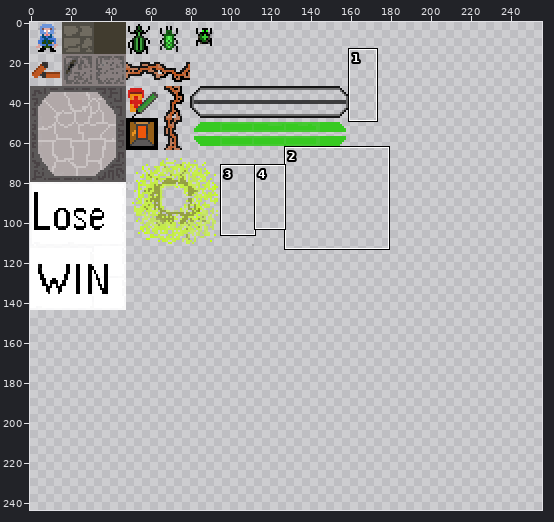
Sprite sheet, stored at NeuralVortex/ConsoleApp/Images/tiles.png. Above, an overview of the earlier version with the close-up marked.
Close-up. Before:
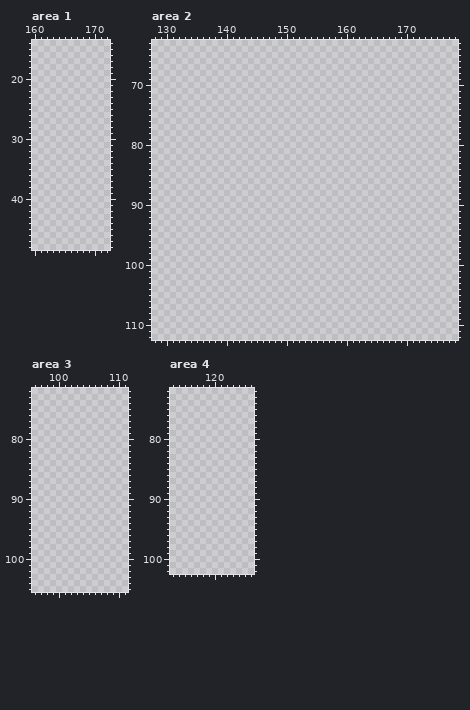
The file is 256x256 pixels. Pixels under 10% opacity are left out. Colours within 5 levels of each other are drawn and written as one. Shown: area 1: x 160..172, y 14..48; area 2: x 128..178, y 63..112; area 3: x 96..111, y 72..105; area 4: x 113..126, y 72..102. The wide view leaves out empty margins. The commit also changed other parts of the picture, which this record leaves out.
The same view after the edit:
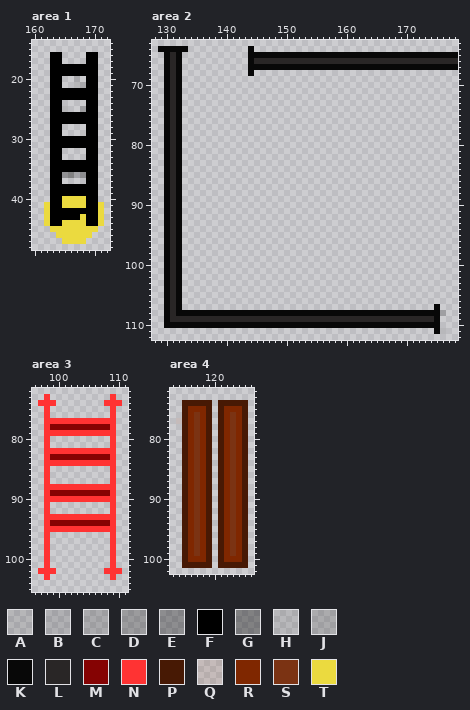
Palette (. is transparent): A #0000001d  B #00000024  C #0000002b  D #0000003e  E #00000050  F #000000  G #04040461  H #0808081b  J #0808082c  K #080808  L #292626  M #850303  N #ff3333  P #471904  Q #7f27001b  R #7f2700  S #7b3313  T #ebda3f
Diff:
Area 1:
Colour A is added in row 20 at x 167; in row 21 at x 167 to 168; in row 25 at x 165.
Colour B is added in row 36 at x 167.
Colour C is added in row 25 at x 168.
Colour D is added in row 36 at x 165.
Colour E is added in row 36 at x 168.
Colour F is added in rows 16 to 17 at x 163 to 164 and 169 to 170; in rows 18 to 19 at x 163 to 170; in rows 20 to 21 at x 163 to 164 and 169 to 170; in rows 22 to 23 at x 163 to 170; in rows 24 to 25 at x 163 to 164 and 169 to 170; in rows 26 to 27 at x 163 to 170.
Colour F is added in rows 28 to 29 at x 163 to 164 and 169 to 170; in rows 30 to 31 at x 163 to 170; in rows 32 to 33 at x 163 to 164 and 169 to 170; in rows 34 to 35 at x 163 to 170; in rows 36 to 37 at x 163 to 164 and 169 to 170; in rows 38 to 39 at x 163 to 170.
Colour F is added in rows 40 to 41 at x 163 to 164 and 169 to 170; in row 42 at x 163 to 170; in row 43 at x 163 to 167 and 169 to 170; in row 44 at x 163 to 164 and 169 to 170.
Colour G is added in row 36 at x 166.
Colour T is added in row 40 at x 165 to 168; in row 41 at x 162, 165 to 168 and 171; in row 42 at x 162 and 171; in row 43 at x 162, 168 and 171; in row 44 at x 162, 165 to 168 and 171; in row 45 at x 163 to 170.
Colour T is added in row 46 at x 164 to 169; in row 47 at x 165 to 168.
Area 2:
Colour H is added in row 111 at x 176.
Colour J is added in row 108 at x 176.
Colour K is added in row 64 at x 129 to 133 and 144; in row 65 at x 130, 132 and 144 to 178; in row 66 at x 130, 132 and 144; in row 67 at x 130, 132 and 144 to 178; in row 68 at x 130, 132 and 144; in rows 69 to 106 at x 130 and 132.
Colour K is added in row 107 at x 130, 132 and 175; in row 108 at x 130 and 132 to 175; in row 109 at x 130 and 175; in row 110 at x 130 to 175; in row 111 at x 175.
Colour L is added in row 65 at x 131; in row 66 at x 131 and 145 to 178; in rows 67 to 108 at x 131; in row 109 at x 131 to 174.
Area 3:
Colour M is added in row 78 at x 99 to 108; in row 83 at x 99 to 108; in row 89 at x 99 to 108; in row 94 at x 99 to 108.
Colour N is added in row 73 at x 98 and 109; in row 74 at x 97 to 99 and 108 to 110; in rows 75 to 76 at x 98 and 109; in row 77 at x 98 to 109; in row 78 at x 98 and 109; in row 79 at x 98 to 109.
Colour N is added in rows 80 to 81 at x 98 and 109; in row 82 at x 98 to 109; in row 83 at x 98 and 109; in row 84 at x 98 to 109; in rows 85 to 87 at x 98 and 109; in row 88 at x 98 to 109.
Colour N is added in row 89 at x 98 and 109; in row 90 at x 98 to 109; in rows 91 to 92 at x 98 and 109; in row 93 at x 98 to 109; in row 94 at x 98 and 109; in row 95 at x 98 to 109.
Colour N is added in rows 96 to 101 at x 98 and 109; in row 102 at x 97 to 99 and 108 to 110; in row 103 at x 98 and 109.
Area 4:
Colour P is added in row 74 at x 115 to 119 and 121 to 125; in rows 75 to 100 at x 115, 119, 121 and 125; in row 101 at x 115 to 119 and 121 to 125.
Colour Q is added in row 77 at x 114.
Colour R is added in row 75 at x 116 to 118 and 122 to 124; in rows 76 to 99 at x 116, 118, 122 and 124; in row 100 at x 116 to 118 and 122 to 124.
Colour S is added in rows 76 to 99 at x 117 and 123.
Pixel boxes of the changes (left, top, right, bottom) in both close-ups:
added: (44, 52, 104, 244)
added: (158, 46, 458, 334)
added: (38, 394, 122, 580)
added: (176, 400, 248, 568)
